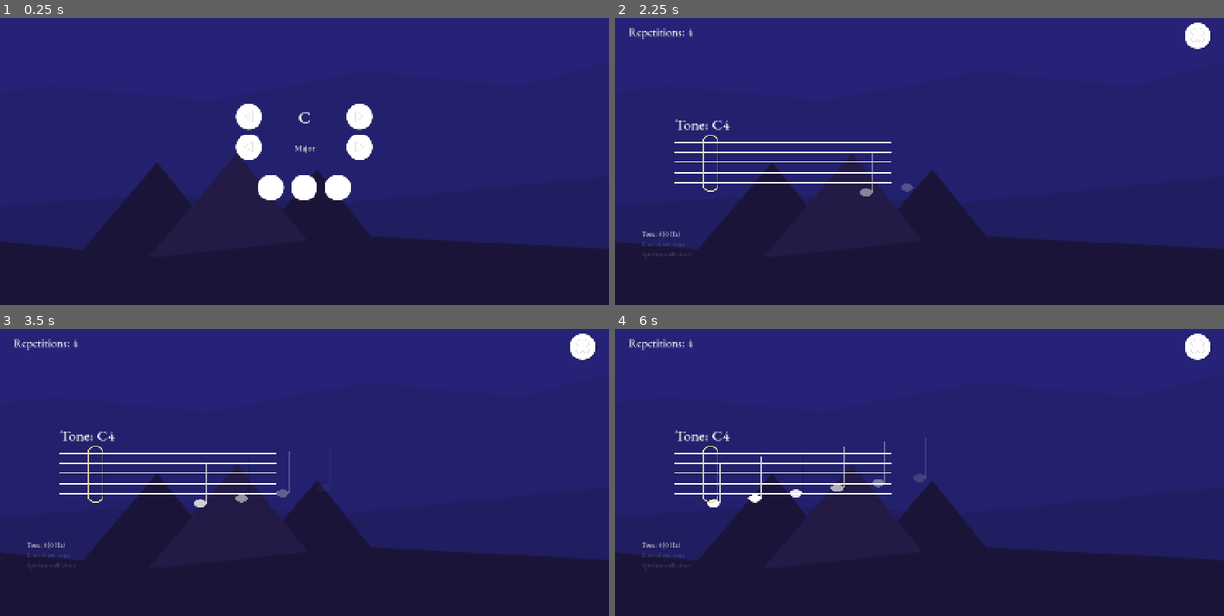
Above: before the commit, frames 1-4 (two rows, left to right).
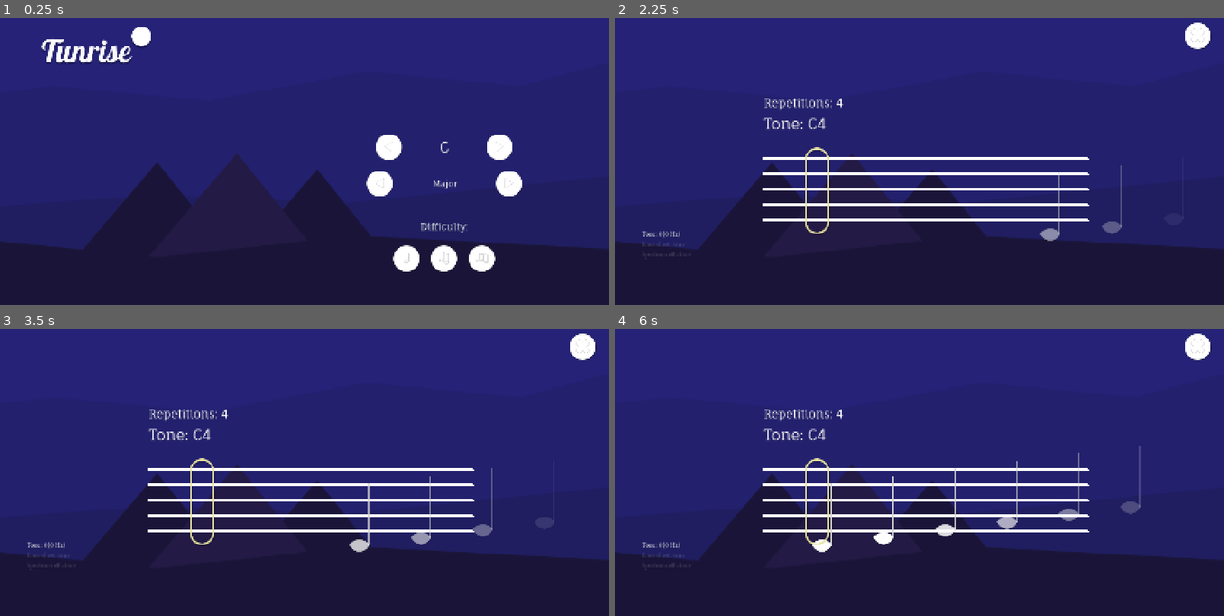
Above: after the commit, the same moments.

Repository: jw-xplore/TunnerScalePrototype
Game: Godot game, scene res://Game/Levels/Game.tscn
Same seed, same stepped clock (60 frames per second), same inputs: the game is played once before the commit and once after it. Sound files missing from this copy of the repository are replaced by a short silence.
Inputs (mouse positions are in pixels of both pictures, inside the frame that each line leads up to; where the layout moved, square brackets give the same spot in the first picture):
- Up to frame 1 (0.25 s): no input
- Up to frame 2 (2.25 s): click (1023, 259) [882, 187] at 0.5 s; click (1199, 35) at 1.25 s; click (1023, 259) [882, 187] at 2 s
- Up to frame 3 (3.5 s): no input
- Up to frame 4 (6 s): no input

The runs differ from the first frame. In frame 1, 5.6% of the frame differs, in the area x 6-86%, y 3-89%; in frame 2, 4.7%; in frame 3, 4.9%; in frame 4, 5.5%.

Commit message:
Tweaked UI

Diff:
--- a/Game/Levels/TestLevel.tscn
+++ b/Game/Levels/TestLevel.tscn
@@ -1,10 +1,11 @@
-[gd_scene load_steps=10 format=3 uid="uid://da2mi25h7x2cu"]
+[gd_scene load_steps=11 format=3 uid="uid://da2mi25h7x2cu"]
 
 [ext_resource type="Script" uid="uid://t2wocd1wtyks" path="res://Game/Levels/ToneGame.gd" id="1_1yube"]
 [ext_resource type="Script" uid="uid://r3wuy457n38k" path="res://Game/Scripts/ToneRecognition.gd" id="1_c4aws"]
 [ext_resource type="AudioStream" uid="uid://dww8xs5yd537n" path="res://Game/Audio/Clicks/switch1.ogg" id="2_l3ppg"]
 [ext_resource type="Script" uid="uid://53moi3obviwh" path="res://Game/Scripts/ScalesManager.gd" id="4_2holh"]
 [ext_resource type="FontFile" uid="uid://cfgjxqr22llhe" path="res://Game/Font/EBGaramond-Medium.ttf" id="4_abuft"]
+[ext_resource type="FontFile" uid="uid://dvodb7k6kojyk" path="res://Game/Font/FaunaOne-Regular.ttf" id="5_abuft"]
 [ext_resource type="PackedScene" uid="uid://dhksvttb8b00" path="res://Game/Scenes/UI/SimpleButton.tscn" id="5_c8ytr"]
 [ext_resource type="Texture2D" uid="uid://kyk8n7c058xu" path="res://Game/Sprites/UI/Icon_Cancel.png" id="6_n8a3h"]
 [ext_resource type="PackedScene" uid="uid://oce7o2nmo5cb" path="res://Game/Scenes/Sheets/SheetRenderer.tscn" id="9_abuft"]
@@ -13,7 +14,6 @@
 
 [node name="Level" type="Node2D" node_paths=PackedStringArray("metro", "tone_recognition", "scaleManager", "sheet_renderer", "lbl_current_tone", "lbl_score", "lbl_repetitions", "slider_bpm", "lbl_bpm", "itemlist_scale_key", "itemlist_scale_type")]
 script = ExtResource("1_1yube")
-_debug_note_success = true
 tones = Array[String](["C", "D", "E", "F", "G", "A", "B", "C", "C", "B", "A", "G", "F", "E", "D", "C"])
 metro = NodePath("Metronome")
 tone_recognition = NodePath("ToneRecognition")
@@ -261,34 +261,40 @@
 anchors_preset = 4
 anchor_top = 0.5
 anchor_bottom = 0.5
-offset_left = 145.0
+offset_left = 361.0
 offset_top = -105.0
-offset_right = 238.0
+offset_right = 454.0
 offset_bottom = -57.0
 grow_vertical = 2
 theme_override_colors/font_shadow_color = Color(0, 0, 0, 0.196078)
-theme_override_fonts/font = ExtResource("4_abuft")
+theme_override_fonts/font = ExtResource("5_abuft")
 theme_override_font_sizes/font_size = 36
 text = "Tone: "
 
 [node name="LblRepetitions" type="Label" parent="NoteUI"]
-offset_left = 32.0
-offset_top = 32.0
-offset_right = 232.0
-offset_bottom = 75.0
-theme_override_colors/font_shadow_color = Color(0, 0, 0, 0.196078)
-theme_override_fonts/font = ExtResource("4_abuft")
+offset_left = 361.0
+offset_top = 206.0
+offset_right = 561.0
+offset_bottom = 249.0
+theme_override_colors/font_shadow_color = Color(0, 0, 0, 0.196078)
+theme_override_fonts/font = ExtResource("5_abuft")
 theme_override_font_sizes/font_size = 28
 text = "Repetitions: "
 vertical_alignment = 1
 
 [node name="SheetRenderer" parent="NoteUI" node_paths=PackedStringArray("tone_game") instance=ExtResource("9_abuft")]
-offset_left = 131.0
-offset_top = 320.0
-offset_right = 131.0
-offset_bottom = 320.0
+anchors_preset = 8
+anchor_left = 0.5
+anchor_top = 0.5
+anchor_right = 0.5
+anchor_bottom = 0.5
+offset_left = -400.0
+offset_right = -400.0
+offset_bottom = 0.0
+scale = Vector2(1.5, 1.5)
 tone_game = NodePath("../..")
-new_sequence_position = 600.0
+fade_size = 700.0
+new_sequence_position = 1600.0
 
 [node name="BtnCancel" parent="NoteUI" instance=ExtResource("5_c8ytr")]
 anchors_preset = 1
--- a/Game/Scenes/Sheets/SheetRenderer.tscn
+++ b/Game/Scenes/Sheets/SheetRenderer.tscn
@@ -10,6 +10,8 @@
 anchors_preset = 15
 anchor_right = 1.0
 anchor_bottom = 1.0
+offset_right = -936.0
+offset_bottom = -592.0
 grow_horizontal = 2
 grow_vertical = 2
 script = ExtResource("1_fdj81")
@@ -21,14 +23,20 @@
 check_area = NodePath("CheckArea")
 
 [node name="Lines" type="Control" parent="."]
-anchors_preset = 0
-offset_right = 40.0
-offset_bottom = 40.0
+layout_mode = 1
+anchors_preset = 15
+anchor_right = 1.0
+anchor_bottom = 1.0
+grow_horizontal = 2
+grow_vertical = 2
 
 [node name="Notes" type="Control" parent="."]
-anchors_preset = 0
-offset_right = 40.0
-offset_bottom = 40.0
+layout_mode = 1
+anchors_preset = 15
+anchor_right = 1.0
+anchor_bottom = 1.0
+grow_horizontal = 2
+grow_vertical = 2
 
 [node name="CheckArea" type="TextureRect" parent="."]
 modulate = Color(0.908653, 0.887713, 0.629384, 1)
--- a/Game/Scenes/UI/MenuLayout.tscn
+++ b/Game/Scenes/UI/MenuLayout.tscn
@@ -1,10 +1,14 @@
-[gd_scene load_steps=6 format=3 uid="uid://45fhrklnafnt"]
+[gd_scene load_steps=10 format=3 uid="uid://45fhrklnafnt"]
 
 [ext_resource type="Script" uid="uid://bbg3av4d1a0l2" path="res://Game/Scripts/UI/MainMenu.gd" id="1_humqo"]
 [ext_resource type="PackedScene" uid="uid://dhksvttb8b00" path="res://Game/Scenes/UI/SimpleButton.tscn" id="2_rnaqo"]
 [ext_resource type="Texture2D" uid="uid://cwdirrcki3w22" path="res://Game/Sprites/UI/Icon_ArrowLeft.png" id="3_ptp06"]
-[ext_resource type="FontFile" uid="uid://cfgjxqr22llhe" path="res://Game/Font/EBGaramond-Medium.ttf" id="4_ycg1d"]
+[ext_resource type="FontFile" uid="uid://dvodb7k6kojyk" path="res://Game/Font/FaunaOne-Regular.ttf" id="5_2juxp"]
 [ext_resource type="Texture2D" uid="uid://bec0cqvshybrx" path="res://Game/Sprites/UI/Icon_ArrowRight.png" id="5_aoqxq"]
+[ext_resource type="Texture2D" uid="uid://bp0mfukew62ts" path="res://Game/Sprites/UI/Icon_Easy.png" id="6_ycg1d"]
+[ext_resource type="Texture2D" uid="uid://dr37pchgtq3ak" path="res://Game/Sprites/UI/Icon_Medium.png" id="7_aoqxq"]
+[ext_resource type="Texture2D" uid="uid://xijgqs61jfmp" path="res://Game/Sprites/UI/Icon_Hard.png" id="8_2juxp"]
+[ext_resource type="Texture2D" uid="uid://cran02kca7l8t" path="res://Game/Sprites/UI/Logo_size1.5.png" id="9_aoqxq"]
 
 [node name="MenuLayout" type="Control" node_paths=PackedStringArray("lbl_key", "lbl_type", "level_buttons_holder")]
 layout_mode = 3
@@ -18,18 +22,26 @@
 lbl_type = NodePath("MarginContainer/VBoxContainer/TypeSelection/Lbl_Type")
 level_buttons_holder = NodePath("MarginContainer/VBoxContainer/DifficultySelection")
 
+[node name="Logo" type="TextureRect" parent="."]
+layout_mode = 1
+offset_left = 100.0
+offset_top = 40.0
+offset_right = 367.0
+offset_bottom = 156.0
+texture = ExtResource("9_aoqxq")
+
 [node name="MarginContainer" type="MarginContainer" parent="."]
 layout_mode = 1
-anchors_preset = 8
-anchor_left = 0.5
+anchors_preset = 6
+anchor_left = 1.0
 anchor_top = 0.5
-anchor_right = 0.5
+anchor_right = 1.0
 anchor_bottom = 0.5
-offset_left = -200.0
-offset_top = -134.0
-offset_right = 200.0
-offset_bottom = 134.0
-grow_horizontal = 2
+offset_left = -600.0
+offset_top = -60.0
+offset_right = -200.0
+offset_bottom = 338.0
+grow_horizontal = 0
 grow_vertical = 2
 
 [node name="VBoxContainer" type="VBoxContainer" parent="MarginContainer"]
@@ -49,8 +61,8 @@
 size_flags_horizontal = 3
 size_flags_vertical = 1
 theme_override_colors/font_shadow_color = Color(0, 0, 0, 0.196078)
-theme_override_fonts/font = ExtResource("4_ycg1d")
-theme_override_font_sizes/font_size = 42
+theme_override_fonts/font = ExtResource("5_2juxp")
+theme_override_font_sizes/font_size = 36
 text = "C#"
 horizontal_alignment = 1
 vertical_alignment = 1
@@ -61,7 +73,7 @@
 icon_texture = ExtResource("5_aoqxq")
 
 [node name="TypeSelection" type="HBoxContainer" parent="MarginContainer/VBoxContainer"]
-custom_minimum_size = Vector2(0, 70)
+custom_minimum_size = Vector2(0, 100)
 layout_mode = 2
 
 [node name="Btn_Left" parent="MarginContainer/VBoxContainer/TypeSelection" instance=ExtResource("2_rnaqo")]
@@ -70,11 +82,12 @@
 icon_texture = ExtResource("3_ptp06")
 
 [node name="Lbl_Type" type="Label" parent="MarginContainer/VBoxContainer/TypeSelection"]
+custom_minimum_size = Vector2(220, 0)
 layout_mode = 2
 size_flags_horizontal = 3
 size_flags_vertical = 1
 theme_override_colors/font_shadow_color = Color(0, 0, 0, 0.196078)
-theme_override_fonts/font = ExtResource("4_ycg1d")
+theme_override_fonts/font = ExtResource("5_2juxp")
 theme_override_font_sizes/font_size = 20
 text = "Minor - natural"
 horizontal_alignment = 1
@@ -85,8 +98,20 @@
 size_flags_horizontal = 3
 icon_texture = ExtResource("5_aoqxq")
 
+[node name="Lbl_LevelTitle" type="Label" parent="MarginContainer/VBoxContainer"]
+custom_minimum_size = Vector2(0, 100)
+layout_mode = 2
+size_flags_horizontal = 3
+size_flags_vertical = 1
+theme_override_colors/font_shadow_color = Color(0, 0, 0, 0.196078)
+theme_override_fonts/font = ExtResource("5_2juxp")
+theme_override_font_sizes/font_size = 24
+text = "Difficulty:"
+horizontal_alignment = 1
+vertical_alignment = 1
+
 [node name="DifficultySelection" type="HBoxContainer" parent="MarginContainer/VBoxContainer"]
-custom_minimum_size = Vector2(240, 120)
+custom_minimum_size = Vector2(270, 50)
 layout_mode = 2
 size_flags_horizontal = 4
 size_flags_vertical = 4
@@ -95,14 +120,17 @@
 [node name="Btn_Easy" parent="MarginContainer/VBoxContainer/DifficultySelection" instance=ExtResource("2_rnaqo")]
 layout_mode = 2
 size_flags_horizontal = 3
+icon_texture = ExtResource("6_ycg1d")
 
 [node name="Btn_Medium" parent="MarginContainer/VBoxContainer/DifficultySelection" instance=ExtResource("2_rnaqo")]
 layout_mode = 2
 size_flags_horizontal = 3
+icon_texture = ExtResource("7_aoqxq")
 
 [node name="Btn_Hard" parent="MarginContainer/VBoxContainer/DifficultySelection" instance=ExtResource("2_rnaqo")]
 layout_mode = 2
 size_flags_horizontal = 3
+icon_texture = ExtResource("8_2juxp")
 
 [connection signal="button_down" from="MarginContainer/VBoxContainer/KeySelection/Btn_Left" to="." method="_on_btn_key_left_button_down"]
 [connection signal="button_down" from="MarginContainer/VBoxContainer/KeySelection/Btn_Right" to="." method="_on_btn_key_right_button_down"]
--- a/Game/Scripts/SheetRenderer.gd
+++ b/Game/Scripts/SheetRenderer.gd
@@ -144,6 +144,6 @@
 	# Color note
 	if success:
 		tested_note.modulate = Color.AQUAMARINE
-		print("Hit with offset: " + str(check_area.global_position.x - tested_note.global_position.x))
+		#print("Hit with offset: " + str(check_area.global_position.x - tested_note.global_position.x))
 	else:
 		tested_note.modulate = Color.FIREBRICK
--- a/Game/Scripts/System/SaveManager.gd
+++ b/Game/Scripts/System/SaveManager.gd
@@ -28,6 +28,7 @@
 	else:
 		generate_new_save_file()
 	#print("levels_count: " + str(levels_count))
+	#completed_count = 40
 
 func save_name_format(key: String, type: String, level: int) -> String:
 	return key + SPLIT + type + SPLIT + str(level)
Binary file added: Game/Font/FaunaOne-Regular.ttf
Not shown, added: Game/Font/FaunaOne-Regular.ttf.import
Not shown, added: Game/Font/OFL_FaunaOne.txt
Binary file added: Game/Sprites/UI/Icon_Easy.png
Not shown, added: Game/Sprites/UI/Icon_Easy.png.import
Binary file added: Game/Sprites/UI/Icon_Hard.png
Not shown, added: Game/Sprites/UI/Icon_Hard.png.import
Binary file added: Game/Sprites/UI/Icon_Medium.png
Not shown, added: Game/Sprites/UI/Icon_Medium.png.import
Binary file added: Game/Sprites/UI/Logo.png
Not shown, added: Game/Sprites/UI/Logo.png.import
Binary file added: Game/Sprites/UI/Logo_size1.5.png
(and 3 more such lines)
